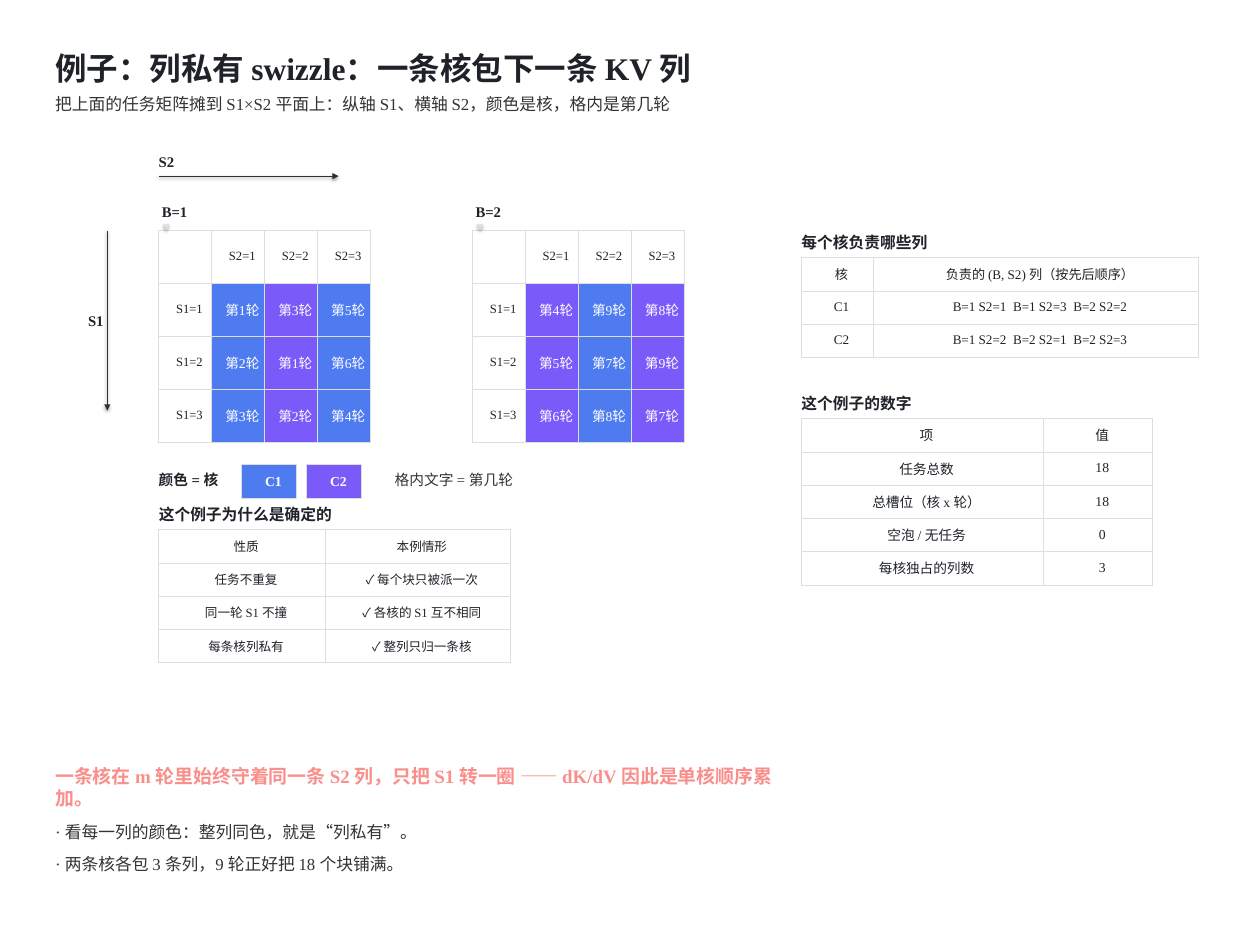
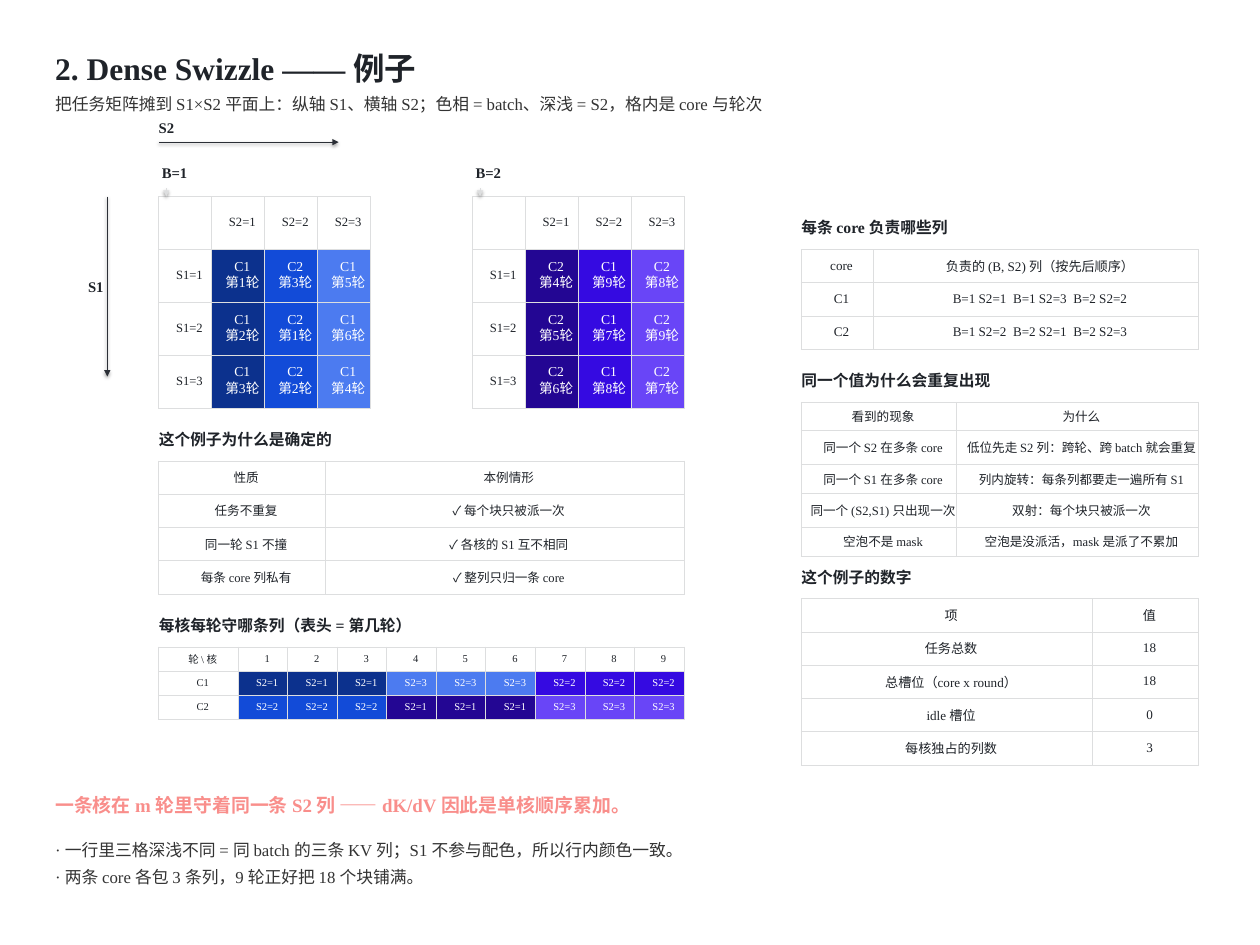
Before and after one commit to guomc9/SeeTen, a slide deck: slide 4 of cases/flash-attention-det-accum/out/v4-index-schedules.pptx (slide 3 before the commit). Drawn at 1260x945 pixels with LibreOffice and Linux fonts; fonts in the diff are those of the drawing. Boxes give left, top, right and bottom in pixels: in the first picture for what was removed or moved away, otherwise in the second. Text is boxed around its words. In the diff, an @@ line names an element or a change of style, - is before the commit and + after.

```diff
--- a/cases/flash-attention-det-accum/out/v4-index-schedules.pptx
+++ b/cases/flash-attention-det-accum/out/v4-index-schedules.pptx
@@ text at (x1=55, y1=53, x2=416, y2=83): text changed; font Noto Sans CJK SC to Times New Roman @@
-例子：列私有 swizzle：一条核包下一条 KV 列
+2. Dense Swizzle —— 例子
@@ text at (x1=55, y1=96, x2=762, y2=113): text changed @@
-把上面的任务矩阵摊到 S1×S2 平面上：纵轴 S1、横轴 S2，颜色是核，格内是第几轮
+把任务矩阵摊到 S1×S2 平面上：纵轴 S1、横轴 S2；色相 = batch、深浅 = S2，格内是 core 与轮次
@@ text "B=1" moved from (x1=162, y1=207, x2=188, y2=217) to (x1=162, y1=168, x2=188, y2=178) @@
@@ text "B=2" moved from (x1=476, y1=207, x2=502, y2=217) to (x1=476, y1=168, x2=502, y2=178) @@
@@ table at (x1=159, y1=197, x2=370, y2=554) @@
-row 2: S1=1 | 第1轮 | 第3轮 | 第5轮
+row 2: S1=1 | C1 / 第1轮 | C2 / 第3轮 | C1 / 第5轮
-row 3: S1=2 | 第2轮 | 第1轮 | 第6轮
+row 3: S1=2 | C1 / 第2轮 | C2 / 第1轮 | C1 / 第6轮
-row 4: S1=3 | 第3轮 | 第2轮 | 第4轮
+row 4: S1=3 | C1 / 第3轮 | C2 / 第2轮 | C1 / 第4轮
@@ fill #4E7CF0 to #0C318D in 3 cells @@
@@ fill #7A5AF8 to #124BD8 in 3 cells @@
@@ fill #4E7CF0 to #4C7BF0 in 3 cells @@
@@ table resized from (x1=159, y1=231, x2=370, y2=622) to (x1=159, y1=197, x2=370, y2=554) @@
@@ table at (x1=472, y1=197, x2=684, y2=408) @@
-row 2: S1=1 | 第4轮 | 第9轮 | 第8轮
+row 2: S1=1 | C2 / 第4轮 | C1 / 第9轮 | C2 / 第8轮
-row 3: S1=2 | 第5轮 | 第7轮 | 第9轮
+row 3: S1=2 | C2 / 第5轮 | C1 / 第7轮 | C2 / 第9轮
-row 4: S1=3 | 第6轮 | 第8轮 | 第7轮
+row 4: S1=3 | C2 / 第6轮 | C1 / 第8轮 | C2 / 第7轮
@@ fill #7A5AF8 to #230693 in 3 cells @@
@@ fill #4E7CF0 to #350AE1 in 3 cells @@
@@ fill #7A5AF8 to #6945F7 in 3 cells @@
@@ 4 arrows, 2 texts, 1 table moved together from (x1=88, y1=157, x2=684, y2=442) to (x1=88, y1=123, x2=684, y2=408) @@
@@ text at (x1=801, y1=219, x2=948, y2=235): text changed @@
-每个核负责哪些列
+每条 core 负责哪些列
@@ table at (x1=801, y1=249, x2=1198, y2=349) @@
-row 1, column 1: 核
+row 1, column 1: core
@@ table moved from (x1=801, y1=258, x2=1198, y2=358) to (x1=801, y1=249, x2=1198, y2=349) @@
@@ text added at (x1=801, y1=372, x2=990, y2=388), 15 pt, text #1F2329, bold @@
+同一个值为什么会重复出现
@@ table added at (x1=801, y1=402, x2=1198, y2=551), 5 rows, 2 columns @@
+看到的现象 | 为什么
+同一个 S2 在多条 core | 低位先走 S2 列：跨轮、跨 batch 就会重复
+同一个 S1 在多条 core | 列内旋转：每条列都要走一遍所有 S1
+同一个 (S2,S1) 只出现一次 | 双射：每个块只被派一次
+空泡不是 mask | 空泡是没派活，mask 是派了不累加
@@ text "这个例子为什么是确定的" moved from (x1=159, y1=506, x2=332, y2=522) to (x1=159, y1=431, x2=332, y2=447) @@
@@ table at (x1=159, y1=461, x2=684, y2=594) @@
-row 4, column 1: 每条核列私有
+row 4, column 1: 每条 core 列私有
-row 4, column 2: ✓ 整列只归一条核
+row 4, column 2: ✓ 整列只归一条 core
@@ table resized from (x1=159, y1=530, x2=510, y2=663) to (x1=159, y1=461, x2=684, y2=594) @@
@@ text removed at (x1=159, y1=472, x2=219, y2=487) @@
-颜色 = 核
@@ table removed at (x1=242, y1=465, x2=296, y2=495), 1 rows, 1 columns @@
-C1
@@ table removed at (x1=307, y1=465, x2=361, y2=495), 1 rows, 1 columns @@
-C2
@@ text removed at (x1=395, y1=472, x2=513, y2=486) @@
-格内文字 = 第几轮
@@ text "这个例子的数字" moved from (x1=801, y1=395, x2=911, y2=411) to (x1=801, y1=569, x2=911, y2=585) @@
@@ table at (x1=801, y1=599, x2=1198, y2=765) @@
-row 3, column 1: 总槽位（核 x 轮）
+row 3, column 1: 总槽位（core x round）
-row 4, column 1: 空泡 / 无任务
+row 4, column 1: idle 槽位
@@ size 13 to 12.5 pt in "项", "值", "任务总数", "18" and 4 more places @@
@@ table resized from (x1=801, y1=419, x2=1153, y2=585) to (x1=801, y1=599, x2=1198, y2=765) @@
@@ text added at (x1=159, y1=617, x2=412, y2=633), 15 pt, text #1F2329, bold @@
+每核每轮守哪条列（表头 = 第几轮）
@@ table added at (x1=159, y1=647, x2=687, y2=720), 3 rows, 10 columns @@
+轮 \ 核 | 1 | 2 | 3 | 4 | 5 | 6 | 7 | 8 | 9
+C1 | S2=1 | S2=1 | S2=1 | S2=3 | S2=3 | S2=3 | S2=2 | S2=2 | S2=2
+C2 | S2=2 | S2=2 | S2=2 | S2=1 | S2=1 | S2=1 | S2=3 | S2=3 | S2=3
@@ text at (x1=55, y1=796, x2=630, y2=814): text changed @@
-一条核在 m 轮里始终守着同一条 S2 列，只把 S1 转一圈 —— dK/dV 因此是单核顺序累加。
+一条核在 m 轮里守着同一条 S2 列 —— dK/dV 因此是单核顺序累加。
@@ text at (x1=65, y1=869, x2=424, y2=885): text changed @@
-· 两条核各包 3 条列，9 轮正好把 18 个块铺满。
+· 两条 core 各包 3 条列，9 轮正好把 18 个块铺满。
@@ text at (x1=65, y1=842, x2=683, y2=859): text changed @@
-· 看每一列的颜色：整列同色，就是“列私有”。
+· 一行里三格深浅不同 = 同 batch 的三条 KV 列；S1 不参与配色，所以行内颜色一致。
```
Also in this commit, not shown: 13 other slides changed, 2 slides added, 1 slide removed, 10 other files.
